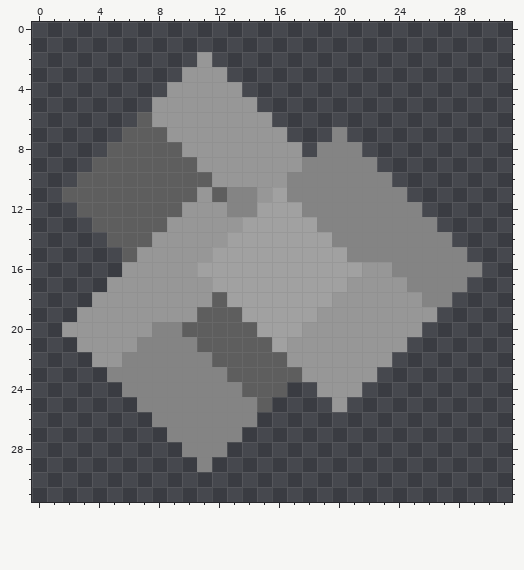
One commit to this pixel-art sprite: sprites/items/litiy.png. That is the earlier state.
The file is 32x32 pixels.
And afterwards:
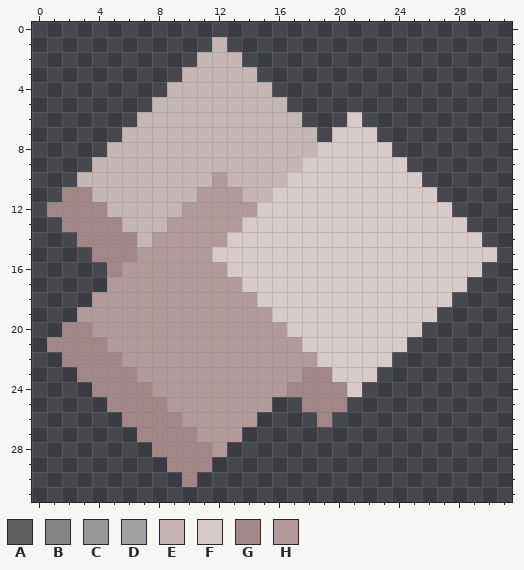
Palette (. is transparent): A #5e5e5e  B #848484  C #979797  D #a1a1a1  E #c6b5b5  F #d9caca  G #a18787  H #b39a9a
The exact change:
Changed rows in their new state; - is an unchanged pixel.
first column x 1:
 1 -----------E------------------
 2 ----------EEE-----------------
 3 ---------EEEEE----------------
 4 --------EEEEEEE---------------
 5 -------EEEEEEEEE--------------
 6 ------EEEEEEEEEEE---F---------
 7 -----EEEEEEEEEEEEE-FFF--------
 8 ----EEEEEEEEEEEEEEFFFFF-------
 9 ---EEEEEEEEEEEEEEFFFFFFF------
10 --EEEEEEEEEHEEEEFFFFFFFFF-----
11 -GGEEEEEEEHHHEEFFFFFFFFFFF----
12 GGGGEEEEEHHHHHFFFFFFFFFFFFF---
13 -GGGGEEEHHHHHFFFFFFFFFFFFFFF--
14 --GGGGEHHHHHFFFFFFFFFFFFFFFFF-
15 ---GGGHHHHHFFFFFFFFFFFFFFFFFFF
16 ----GHHHHHHHFFFFFFFFFFFFFFFFF-
17 ----HHHHHHHHHFFFFFFFFFFFFFFF--
18 ---HHHHHHHHHHHFFFFFFFFFFFFF---
19 --HHHHHHHHHHHHHFFFFFFFFFFF----
20 -GGHHHHHHHHHHHHHFFFFFFFFF-----
21 GGGGHHHHHHHHHHHHHFFFFFFF------
22 -GGGGHHHHHHHHHHHHHFFFFF-------
23 --GGGGHHHHHHHHHHHGGFFF--------
24 ---GGGGHHHHHHHHHGGGGF---------
25 ----GGGGHHHHHHH--GGG----------
26 -----GGGGHHHHH----G-----------
27 ------GGGGHHH-----------------
28 -------GGGGH------------------
29 --------GGG-------------------
30 ---------G--------------------
